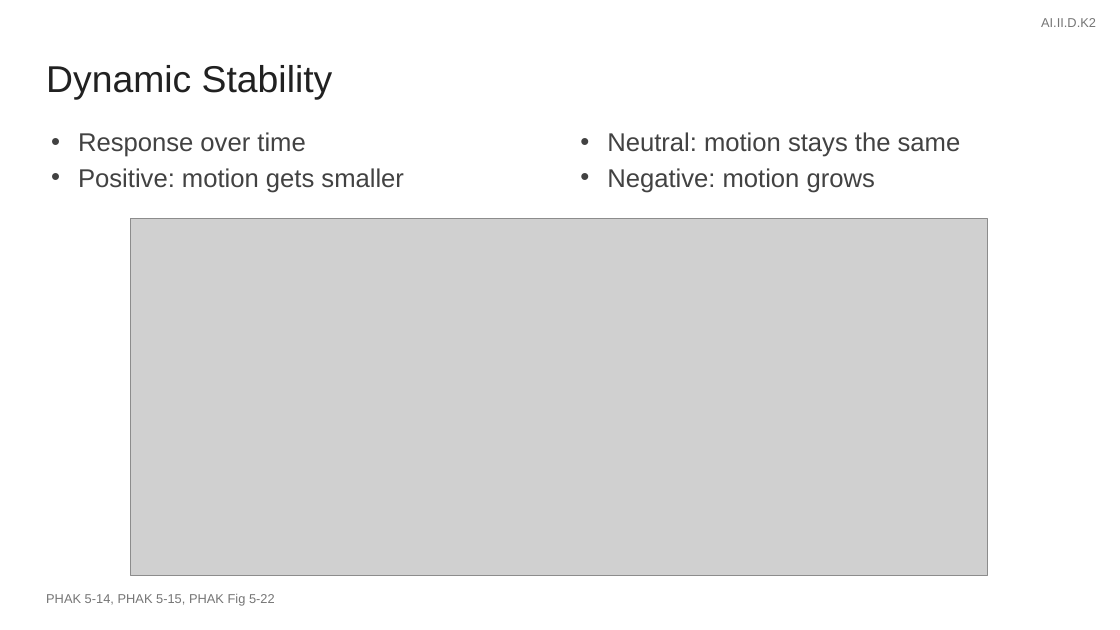
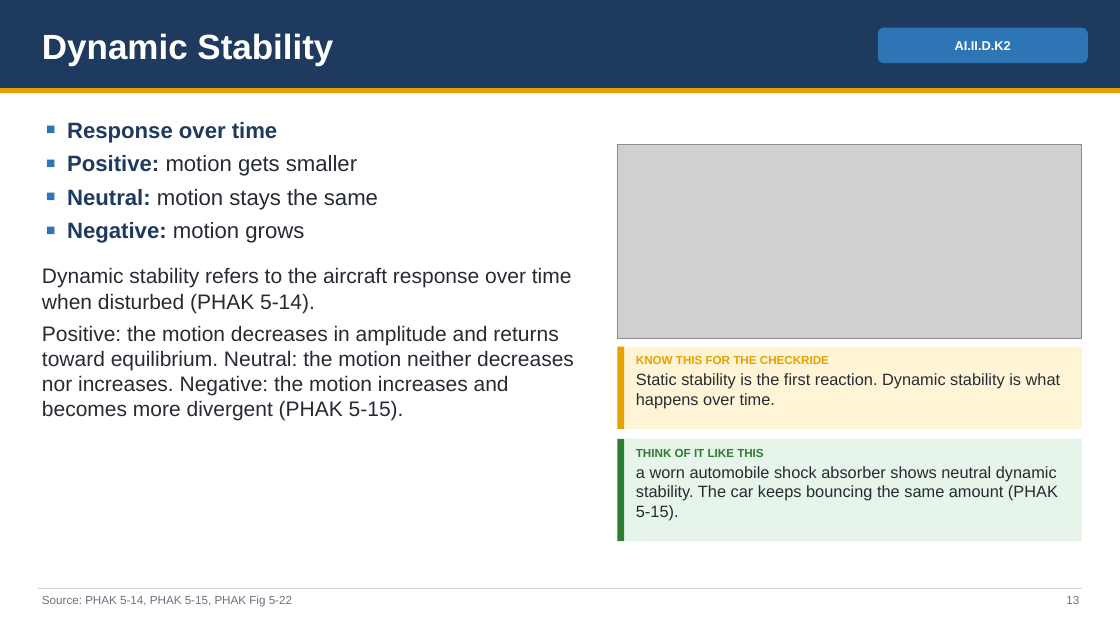
Before and after one commit to greenleeezekial1-glitch/Claude, a slide deck: slide 13 of Missed Codes Review/Missed Codes Review - Slides.pptx (slide 10 before the commit). Drawn at 1120x630 pixels with LibreOffice and Linux fonts; fonts in the diff are those of the drawing; grey boxes stand for pictures. Boxes give left, top, right and bottom in pixels: in the first picture for what was removed or moved away, otherwise in the second. Text is boxed around its words. In the diff, an @@ line names an element or a change of style, - is before the commit and + after.

```diff
--- a/Missed Codes Review/Missed Codes Review - Slides.pptx
+++ b/Missed Codes Review/Missed Codes Review - Slides.pptx
@@ rectangle added at [0, 0, 1120, 88], fill #1F3A5F @@
@@ text "Dynamic Stability": place and size @@
-text "Dynamic Stability" at [46, 65, 333, 100]
+text "Dynamic Stability" at [42, 33, 333, 66]
@@ text "Dynamic Stability" at [42, 33, 333, 66]: size 32 to 30 pt, text colour #212121 to #FFFFFF, bold on; less space between paragraphs @@
@@ rounded rectangle "AI.II.D.K2": place and size @@
-rounded rectangle "AI.II.D.K2" at [1041, 18, 1096, 27]
+rounded rectangle "AI.II.D.K2" at [878, 28, 1088, 63]
@@ rounded rectangle "AI.II.D.K2" at [878, 28, 1088, 63]: text colour #757575 to #FFFFFF, bold on; alignment right to centre; less space between paragraphs; vertical alignment top to middle; fill none to #2E75B6 @@
@@ rectangle added at [0, 88, 1120, 93], fill #E8A200 @@
@@ text added at [42, 122, 574, 421], 18 pt, text #262B33 @@
+■ Response over time
+■ Positive: motion gets smaller
+■ Neutral: motion stays the same
+■ Negative: motion grows
+Dynamic stability refers to the aircraft response over time when disturbed (PHAK 5-14).
+Positive: the motion decreases in amplitude and returns toward equilibrium. Neutral: the motion neither decreases nor increases. Negative: the motion increases and becomes more divergent (PHAK 5-15).
@@ text removed at [78, 132, 404, 193] @@
-• Response over time
-• Positive: motion gets smaller
@@ text removed at [607, 132, 961, 193] @@
-• Neutral: motion stays the same
-• Negative: motion grows
@@ picture: place and size @@
-picture at [130, 218, 987, 576]
+picture at [618, 145, 1082, 338]
@@ rectangle added at [618, 347, 1082, 429], fill #FFF4D6 @@
@@ rectangle added at [618, 347, 624, 429], fill #E8A200 @@
@@ text added at [636, 356, 1061, 409], 14 pt, text #262B33 @@
+KNOW THIS FOR THE CHECKRIDE
+Static stability is the first reaction. Dynamic stability is what happens over time.
@@ rectangle added at [618, 439, 1082, 542], fill #E6F4EA @@
@@ rectangle added at [618, 439, 624, 542], fill #2E7D32 @@
@@ text added at [636, 449, 1058, 521], 14 pt, text #262B33 @@
+THINK OF IT LIKE THIS
+a worn automobile shock absorber shows neutral dynamic stability. The car keeps bouncing the same amount (PHAK 5-15).
@@ rectangle added at [38, 588, 1082, 589], fill #D0D5DD @@
@@ text at [42, 595, 292, 607]: text changed; size 11 to 10 pt; text colour #757575 to #6B7280 @@
-PHAK 5-14, PHAK 5-15, PHAK Fig 5-22
+Source: PHAK 5-14, PHAK 5-15, PHAK Fig 5-22
@@ text added at [1066, 596, 1079, 604], 10 pt, text #6B7280 @@
+13
```
Also in this commit, not shown: 37 other slides changed, 24 slides added, 6 slides removed, 12 other files.
